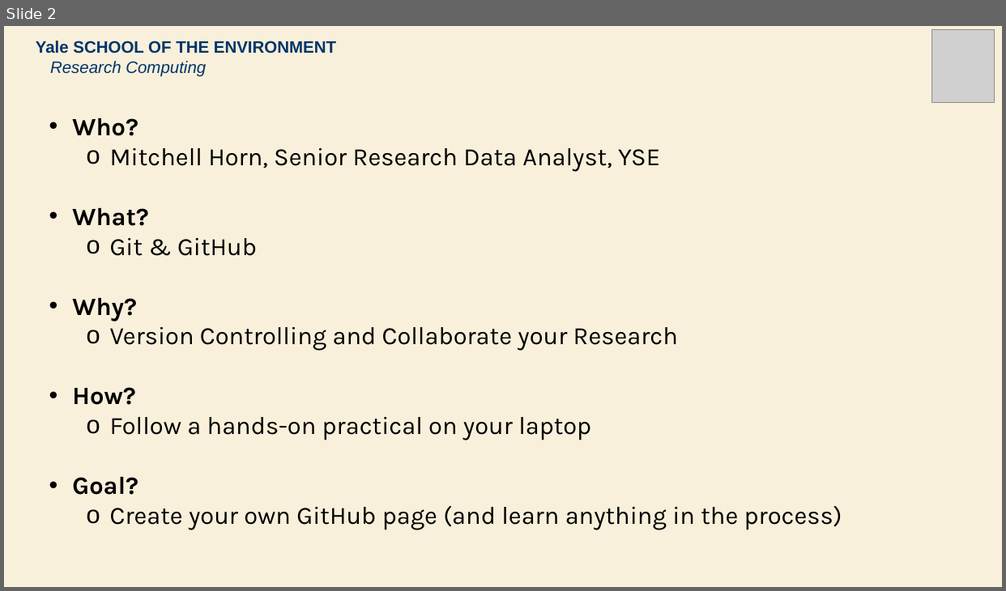
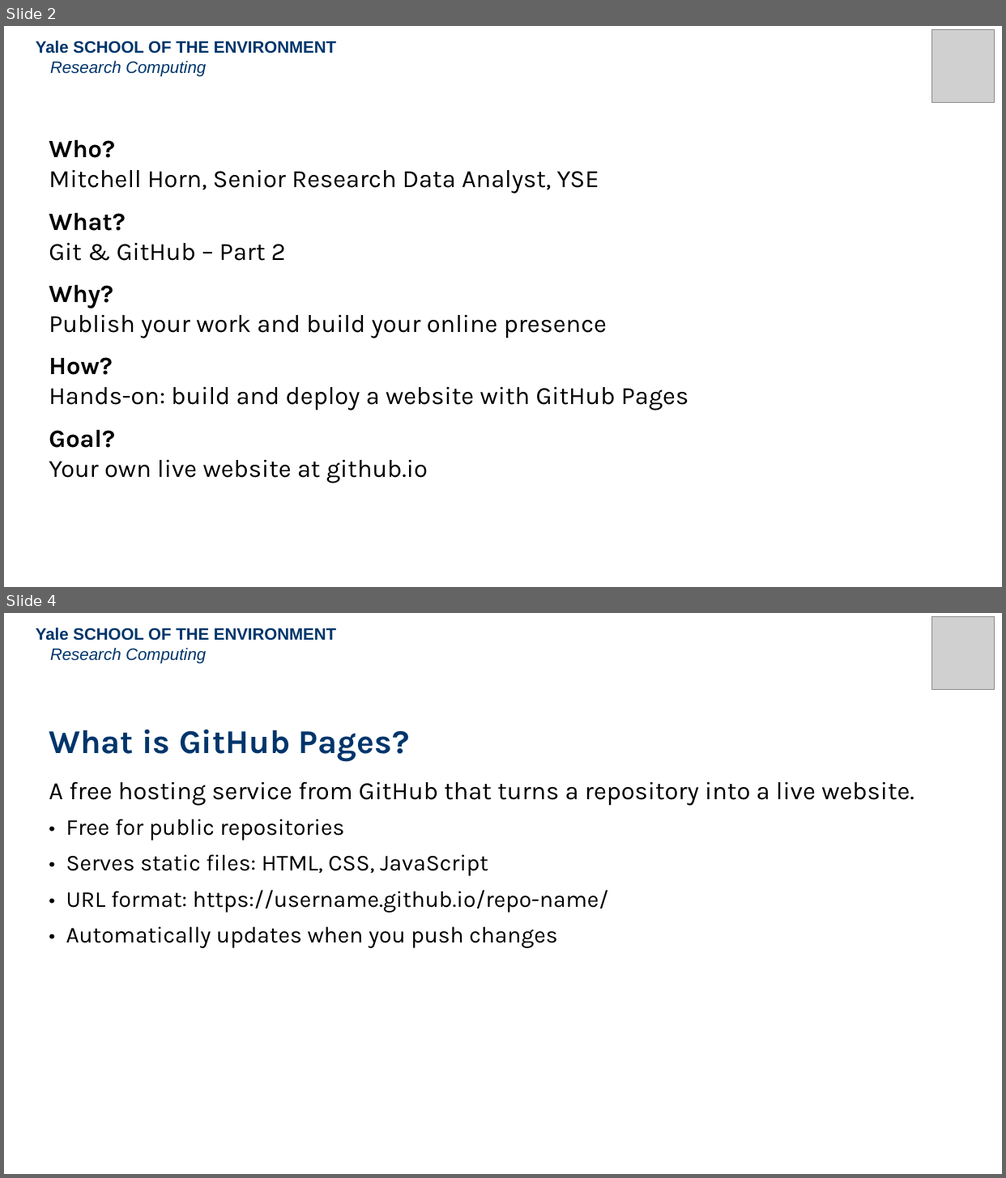
Before and after one commit to mitchellxh/git-workshop-2, a slide deck: 2026-Git-2.1.pptx. Shown one above the other, each under a label of ours: slide 2 before the commit, slides 2 and 4 after it; the slides between them are not shown. The pictures are 1006x591 and 1006x1178 pixels, drawn with LibreOffice and Linux fonts; fonts in the diff are those of the drawing; grey boxes stand for pictures. Boxes give left, top, right and bottom in pixels: in the first picture for what was removed or moved away, otherwise in the second. Text is boxed around its words. In the diff, an @@ line names an element or a change of style, - is before the commit and + after.

Commit message:
Rebuild slide deck for Part 2: GitHub Pages workshop
13 slides covering: overview, Part 1 recap, GitHub Pages intro,
Activities 1-5 (clone, personalize, push, enable Pages, iterate),
git workflow summary, and next steps/resources.

```diff
--- a/2026-Git-2.1.pptx
+++ b/2026-Git-2.1.pptx
@@ slide 4 added at bbox=[4, 613, 1002, 1174], background #FFFFFF @@
@@ text added at bbox=[36, 628, 336, 664], 16 pt, text #00356B, bold @@
+Yale SCHOOL OF THE ENVIRONMENT
+Research Computing
@@ picture added at bbox=[932, 617, 995, 690] @@
@@ text added at bbox=[49, 729, 914, 948], 22 pt, text #000000 @@
+What is GitHub Pages?
+A free hosting service from GitHub that turns a repository into a live website.
+• Free for public repositories
+• Serves static files: HTML, CSS, JavaScript
+• URL format: https://username.github.io/repo-name/
+• Automatically updates when you push changes
@@ slide 2 changed as well @@
@@ background #F9F0DB to #FFFFFF @@
@@ text at bbox=[49, 140, 599, 448]: bullet • to none; bullet o to none; list level 2 to 1 in "Mitchell Horn, Senior Research Data ..."; more space between paragraphs @@
@@ text at bbox=[49, 243, 286, 261]: text changed @@
-  o Git & GitHub
+Git & GitHub – Part 2
@@ text at bbox=[49, 315, 607, 339]: text changed @@
-  o Version Controlling and Collaborate your Research
+Publish your work and build your online presence
@@ text at bbox=[49, 387, 688, 411]: text changed @@
-  o Follow a hands-on practical on your laptop
+Hands-on: build and deploy a website with GitHub Pages
@@ text at bbox=[49, 460, 428, 483]: text changed @@
-  o Create your own GitHub page (and learn anything in the process)
+Your own live website at github.io
```
Also in this commit, not shown: 10 other slides changed, 1 other slide added, 2 slides removed, 1 other file.
